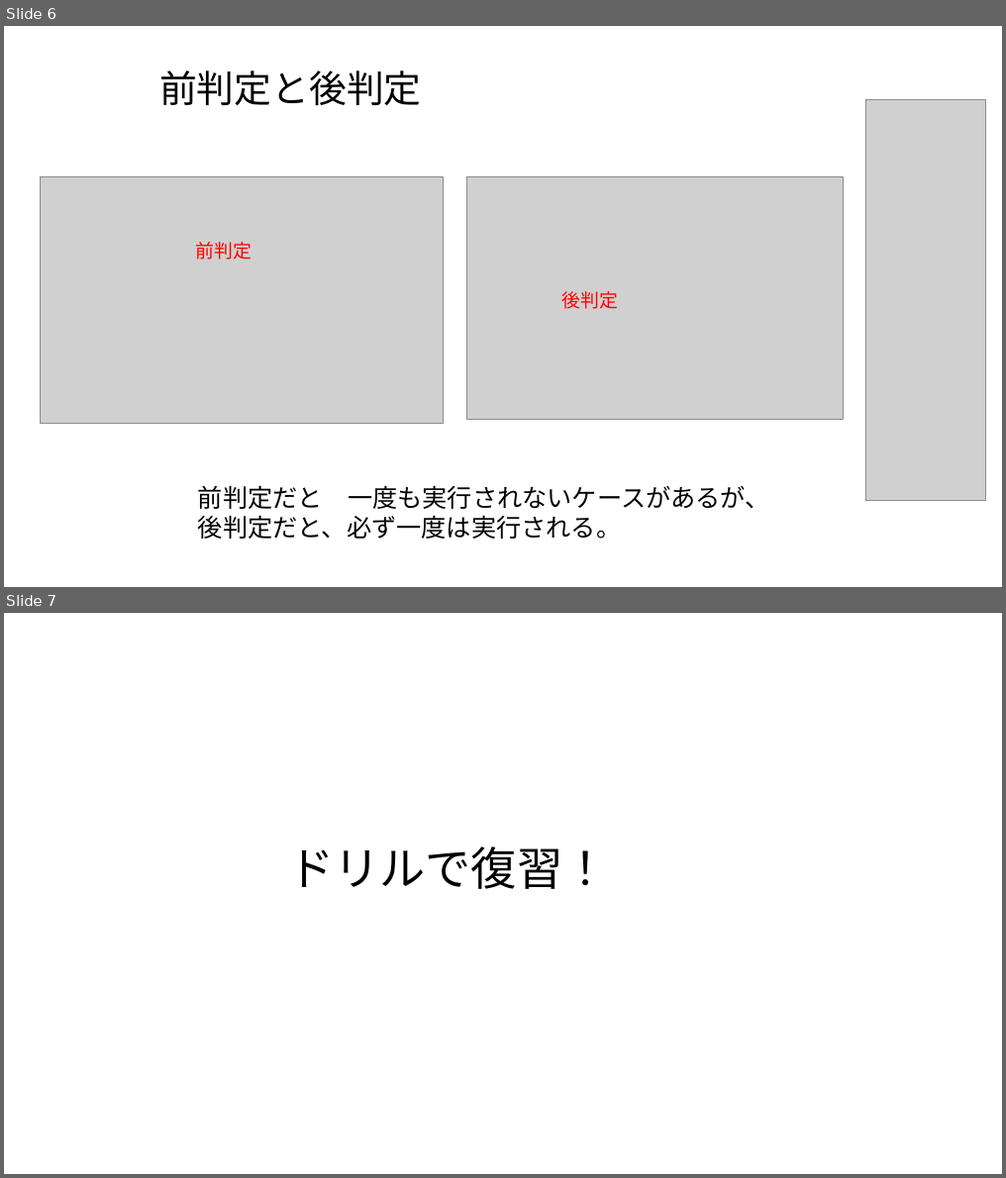
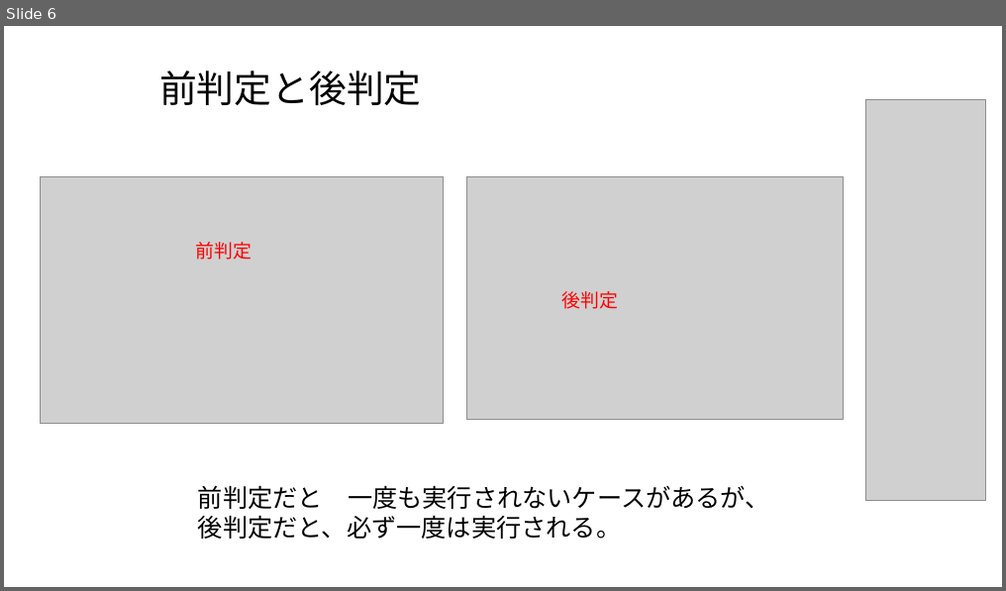
Before and after one commit to masakage/algorithm, a slide deck: docs/第4回繰り返し処理.pptx. Shown one above the other, each under a label of ours: slides 6 and 7 before the commit, slide 6 after it. The pictures are 1006x1178 and 1006x591 pixels, drawn with LibreOffice and Linux fonts; fonts in the diff are those of the drawing; grey boxes stand for pictures. Boxes give left, top, right and bottom in pixels: in the first picture for what was removed or moved away, otherwise in the second. Text is boxed around its words. In the diff, an @@ line names an element or a change of style, - is before the commit and + after.

```diff
--- a/docs/第4回繰り返し処理.pptx
+++ b/docs/第4回繰り返し処理.pptx
@@ slide 7 removed at [4, 613, 1002, 1174], background #FFFFFF @@
@@ title removed at [288, 847, 608, 889] @@
-ドリルで復習！
```
Also in this commit, not shown: 3 slides changed, 3 slides added, 3 other files.
